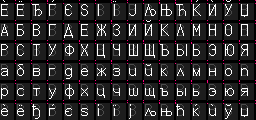
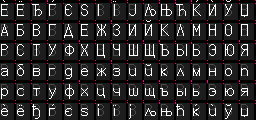
Before/after of a 256 × 120 layered artwork. What changed in the layer stack:
painted on "Glyphs" over (162, 68, 199, 115)
